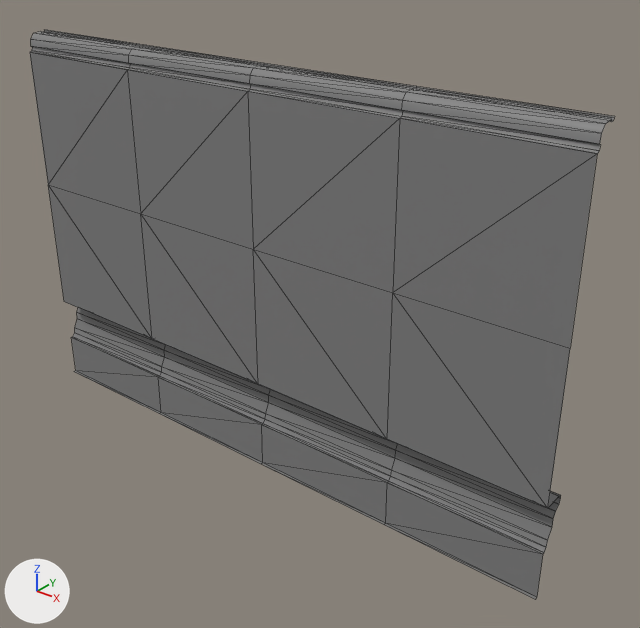
Before and after pictures for a commit that changed the FBX model Projet Final Manoir/Manoir_FBX_Unwrapped/AR-WallTop_2M_01.FBX.
Both versions are drawn from a 50 mm camera at (1.75, -4.56, 4.43) aimed at (-2.13, 0.29, 1.43). Arrows for +X, +Y and +Z are at lower left; the lights stay in place. Mesh edges are drawn as thin lines. Where no turn or scale is listed for an object, it has been applied to the vertices.

The first picture shows 'AR-WallTop_2M_01'.
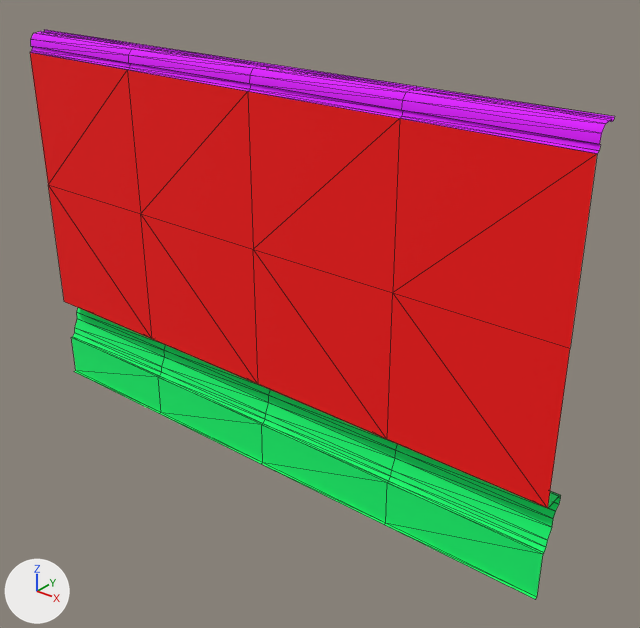
The change in detail:
Material 'Material #15' (mat_material__15) is new.
Its base color is (1.0, 0.0, 0.0) (red #ff0000).
Its roughness is 0.859.
Material 'Material #13' (mat_material__13) is new.
Its base color is (0.729, 0.0, 1.0) (pink #de00ff).
Its roughness is 0.859.
Material 'Material #14' (mat_material__14) is new.
Its base color is (0.0, 1.0, 0.165) (green #00ff71).
Its roughness is 0.859.
me_mesh has 135 vertices, 208 faces and spans x -5.08..0.0, y 0.0..0.2, z 0.0..3.3.
me_mesh is used by ob_ar_walltop_2m_01; location (0.0, 0.0, 0.0).
me_mesh part 1: all 104 faces centred in x -4.66..-0.42, y 0.01..0.2, z 0.0..0.78 switch from mat_worldgridmaterial (grey #808080) to mat_material__14 (green #00ff71).
me_mesh part 2: all 88 faces centred in x -4.66..-0.42, y 0.0..0.18, z 3.14..3.3 switch from mat_worldgridmaterial (grey #808080) to mat_material__13 (pink #de00ff).
me_mesh part 3: all 16 faces centred in x -4.66..-0.42, y 0.0, z 1.17..2.74 switch from mat_worldgridmaterial (grey #808080) to mat_material__15 (red #ff0000).

Pixel boxes [x1, y1, x2, y2] of what changed, in the pictures (640 x 628 px):
part 1 of me_mesh, recoloured (grey to green)
    both: [71, 308, 561, 599]
part 2 of me_mesh, recoloured
    both: [31, 30, 615, 154]
part 3 of me_mesh, recoloured (grey to red)
    both: [30, 52, 597, 508]
